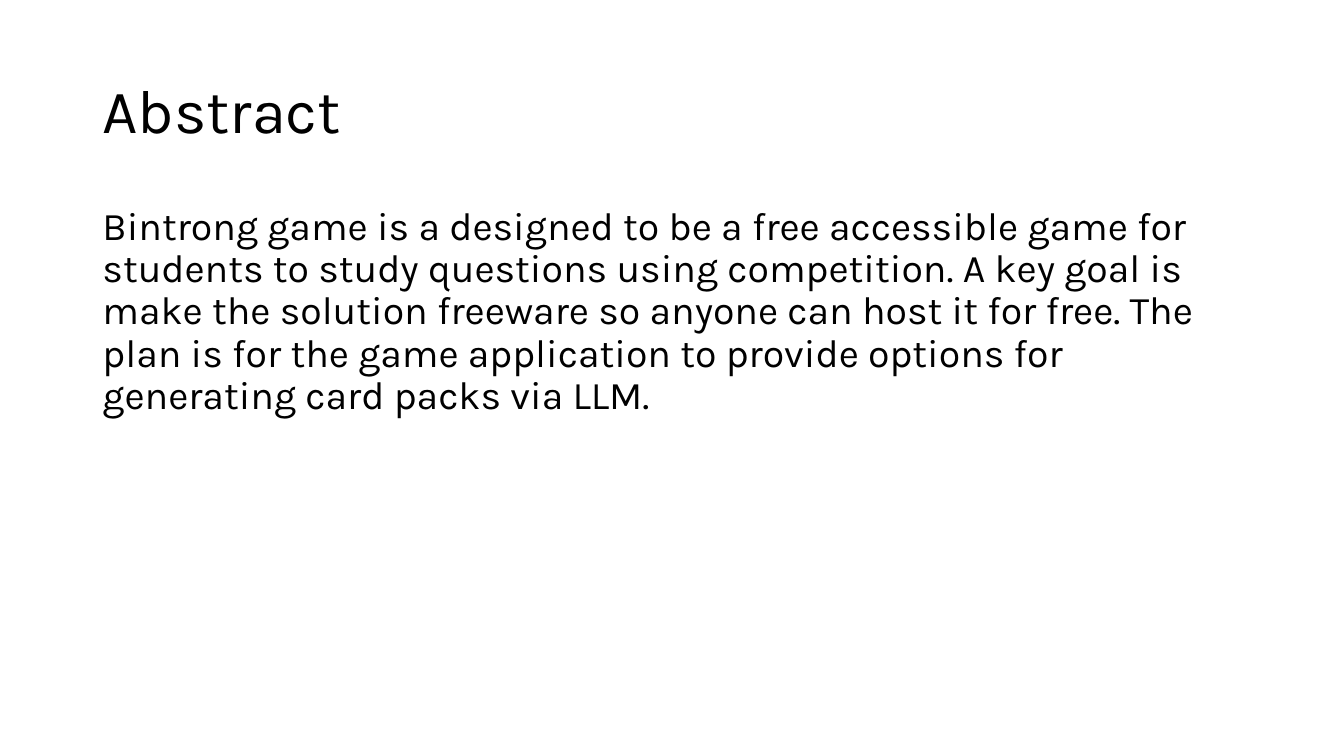
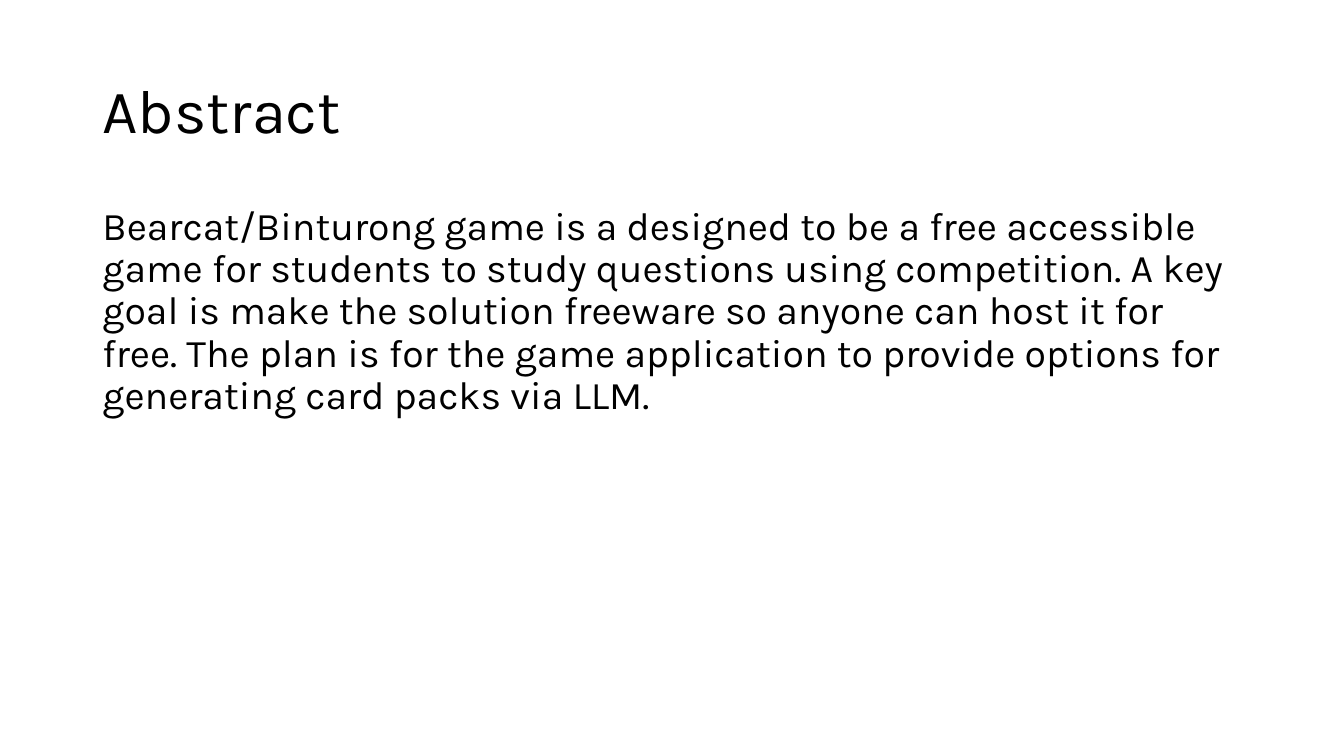
Before and after one commit to HDTHREE/bintrong_game, a slide deck: slide 3 of design_presentation.pptx. Drawn at 1344x756 pixels with LibreOffice and Linux fonts; fonts in the diff are those of the drawing. Boxes give left, top, right and bottom in pixels: in the first picture for what was removed or moved away, otherwise in the second. Text is boxed around its words. In the diff, an @@ line names an element or a change of style, - is before the commit and + after.

```diff
--- a/design_presentation.pptx
+++ b/design_presentation.pptx
@@ text at (102,211,1223,419): text changed @@
-Bintrong game is a designed to be a free accessible game for students to study questions using competition. A key goal is make the solution freeware so anyone can host it for free. The plan is for the game application to provide options for generating card packs via LLM.
+Bearcat/Binturong game is a designed to be a free accessible game for students to study questions using competition. A key goal is make the solution freeware so anyone can host it for free. The plan is for the game application to provide options for generating card packs via LLM.
```
Also in this commit, not shown: 2 other slides changed, 5 slides added, 1 slide removed, 1 other file.
